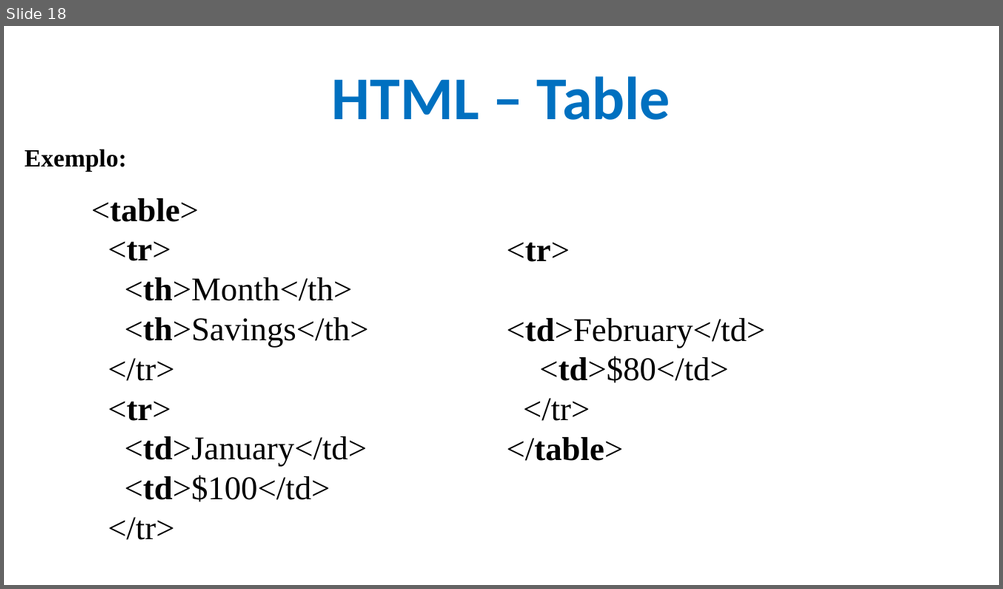
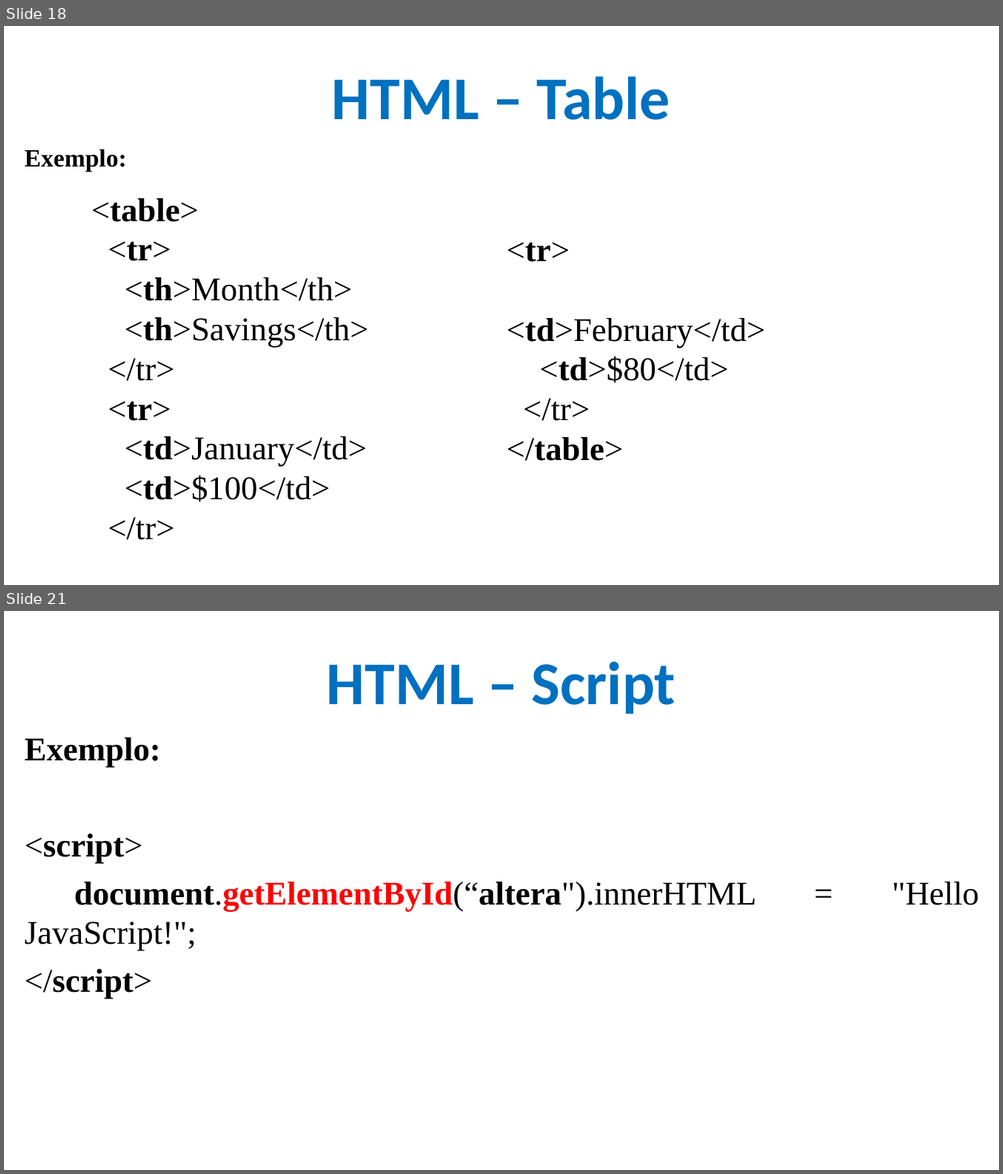
Before and after one commit to CloudEducationBrazil/WydenDesenvolvimentoWebPHP, a slide deck: 01 Classes/Aula 04 Desenvolvimento Web - HTML.pptx. Shown one above the other, each under a label of ours: slide 18 before the commit, slides 18 and 21 after it; the slides between them are not shown. The pictures are 1003x589 and 1003x1174 pixels, drawn with LibreOffice and Linux fonts; fonts in the diff are those of the drawing; background and template pictures are left out. Boxes give left, top, right and bottom in pixels: in the first picture for what was removed or moved away, otherwise in the second. Text is boxed around its words. In the diff, an @@ line names an element or a change of style, - is before the commit and + after.

Commit message:
Atuazliação Aula HTML

```diff
--- a/01 Classes/Aula 04 Desenvolvimento Web - HTML.pptx
+++ b/01 Classes/Aula 04 Desenvolvimento Web - HTML.pptx
@@ slide 21 added at bbox=[4, 611, 999, 1170], background picture (left out) @@
@@ title added at bbox=[327, 661, 676, 714], 44 pt, text #0070C0, bold @@
+HTML – Script
@@ text added at bbox=[25, 738, 756, 999], 24 pt, text #000000, bold @@
+Exemplo:
+<script>
+document.getElementById(“altera").innerHTML = "Hello JavaScript!";
+</script>
```
Also in this commit, not shown: 11 slides changed, 21 other slides added.
